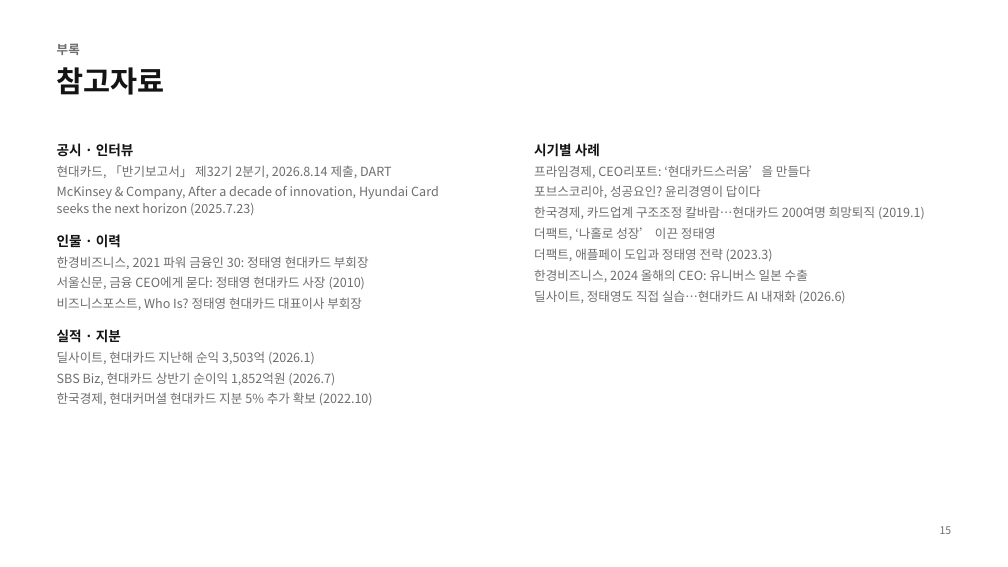
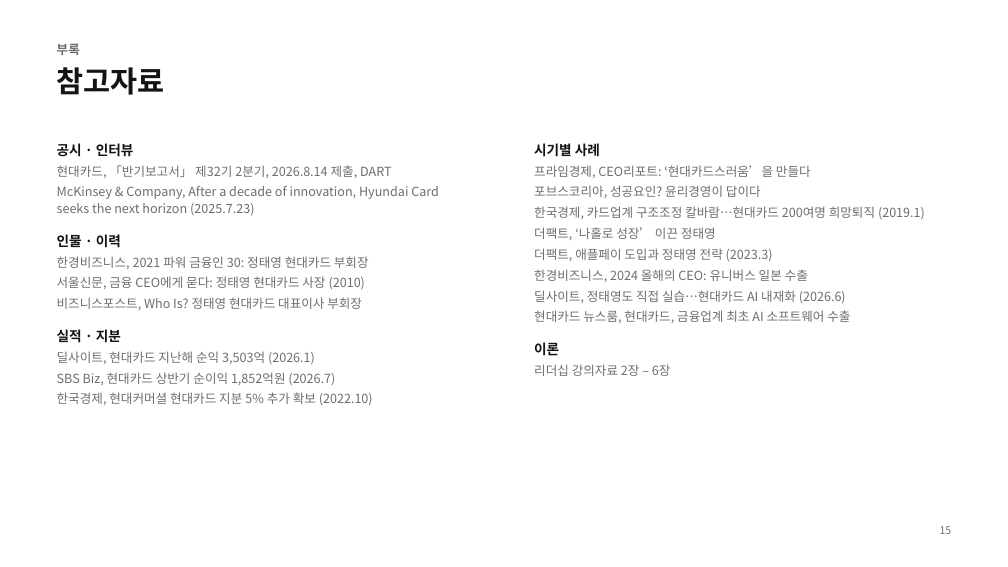
Before and after one commit to NATHAN18-ABLE/for-nathan, a slide deck: slide 15 of leadership-ppt/leadership-plan.pptx. Drawn at 1008x567 pixels with LibreOffice and Linux fonts; fonts in the diff are those of the drawing. Boxes give left, top, right and bottom in pixels: in the first picture for what was removed or moved away, otherwise in the second. Text is boxed around its words. In the diff, an @@ line names an element or a change of style, - is before the commit and + after.

```diff
--- a/leadership-ppt/leadership-plan.pptx
+++ b/leadership-ppt/leadership-plan.pptx
@@ text at [534,310,850,376]: paragraphs added @@
+현대카드 뉴스룸, 현대카드, 금융업계 최초 AI 소프트웨어 수출
+이론
+리더십 강의자료 2장 – 6장
```
Also in this commit, not shown: 13 other slides changed, 2 slides added, 2 slides removed, 3 other files.
